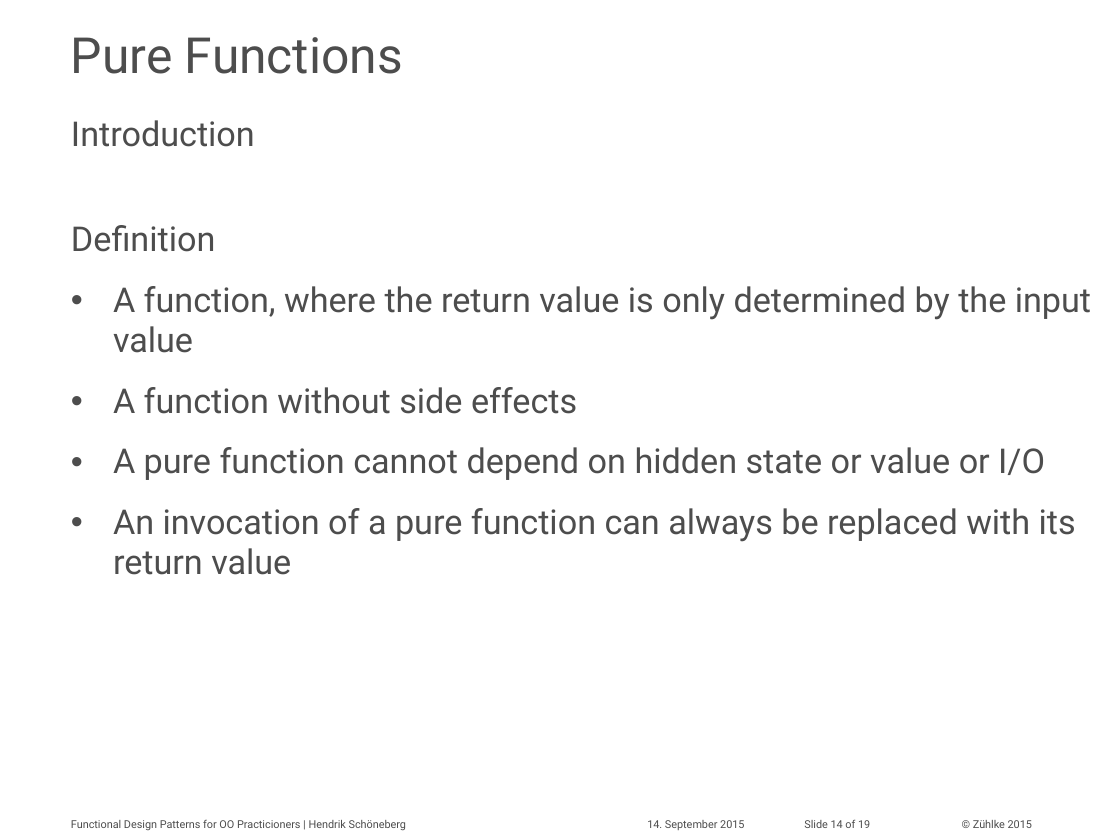
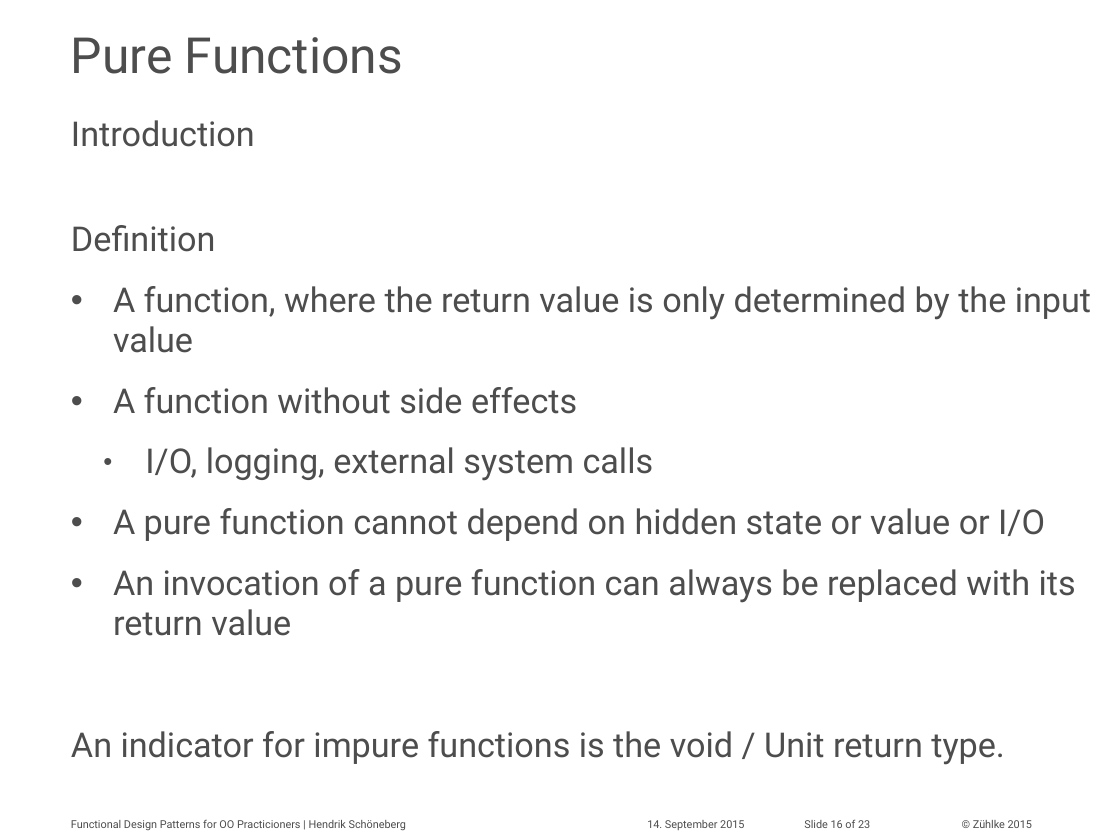
Before and after one commit to aax/zdays-fp-patterns, a slide deck: slide 16 of hesc_slides.pptx (slide 14 before the commit). Drawn at 1120x840 pixels with LibreOffice and Linux fonts; fonts in the diff are those of the drawing; background and template pictures are left out. Boxes give left, top, right and bottom in pixels: in the first picture for what was removed or moved away, otherwise in the second. Text is boxed around its words. In the diff, an @@ line names an element or a change of style, - is before the commit and + after.

Commit message:
add some slides to the pure functions chapter

```diff
--- a/hesc_slides.pptx
+++ b/hesc_slides.pptx
@@ text at [145, 447, 654, 481]: paragraph added @@
+  • I/O, logging, external system calls
@@ text at [71, 731, 1005, 765]: paragraph added @@
+An indicator for impure functions is the void / Unit return type.
@@ text at [804, 819, 870, 828]: text changed @@
-Slide 14 of 19
+Slide 16 of 23
```
Also in this commit, not shown: 8 other slides changed, 4 slides added, 2 other files.
